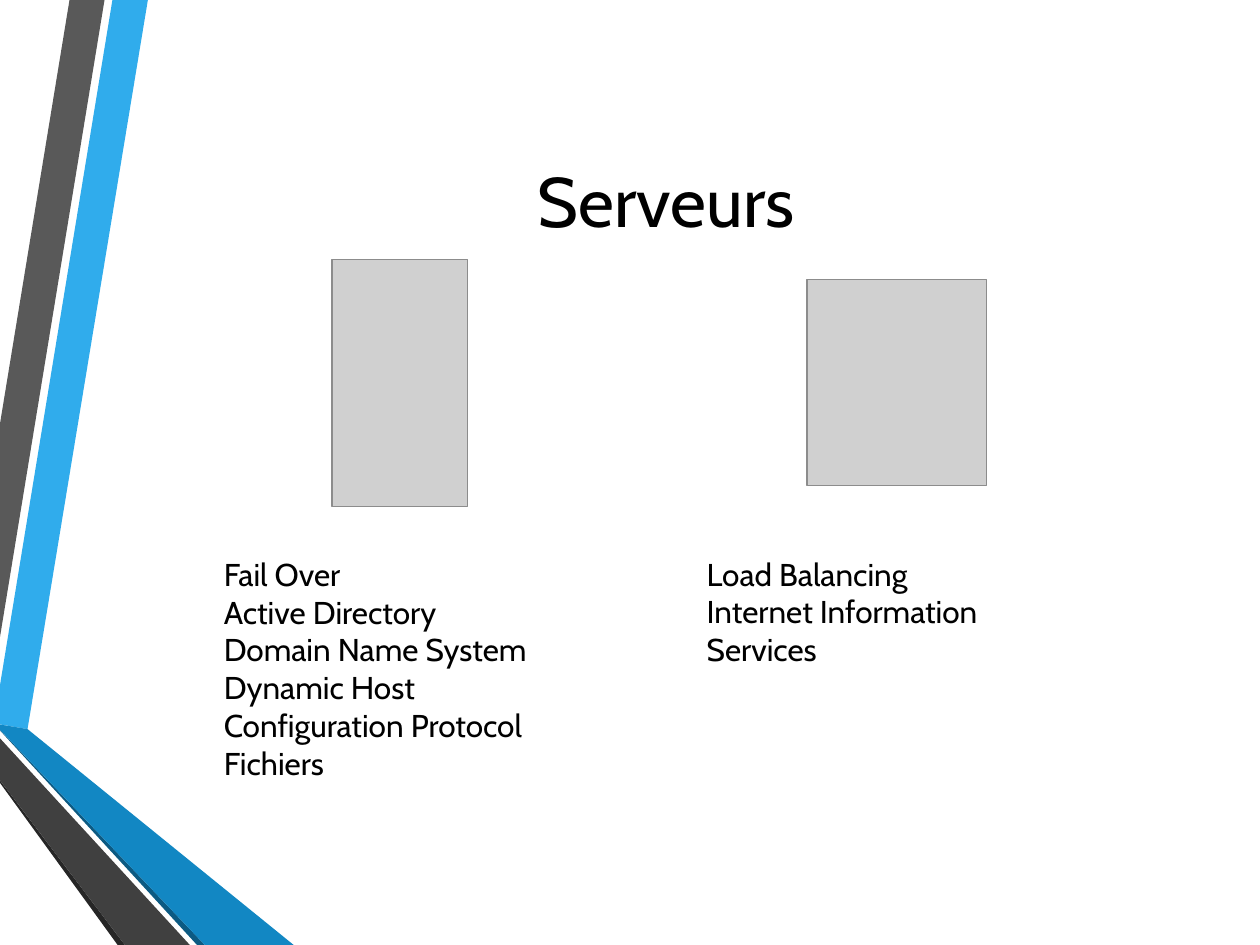
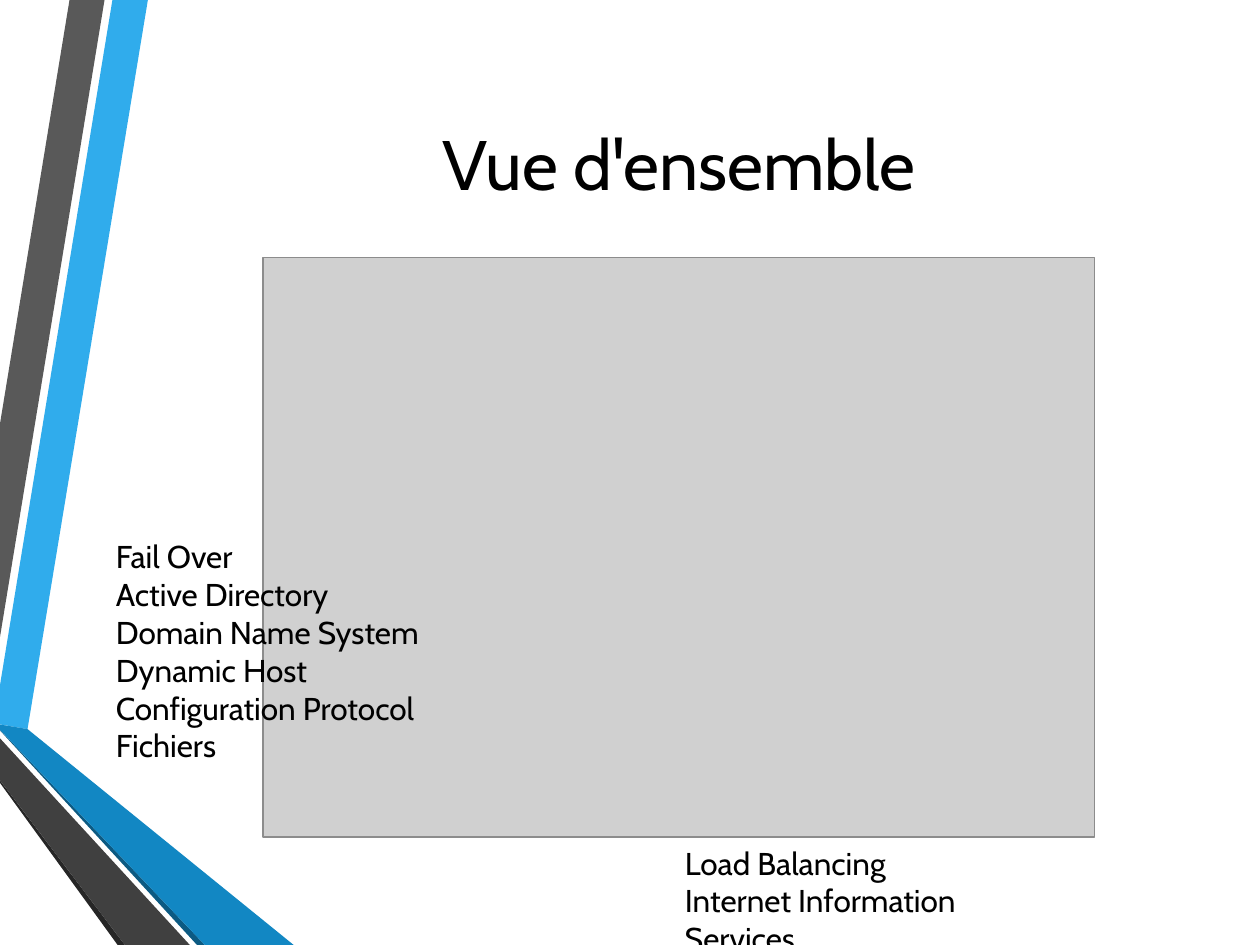
Before and after one commit to MaubergerF/Projet_B3, a slide deck: slide 10 of Oral.pptx. Drawn at 1260x945 pixels with LibreOffice and Linux fonts; fonts in the diff are those of the drawing; grey boxes stand for pictures; background and template pictures are left out. Boxes give left, top, right and bottom in pixels: in the first picture for what was removed or moved away, otherwise in the second. Text is boxed around its words. In the diff, an @@ line names an element or a change of style, - is before the commit and + after.

```diff
--- a/Oral.pptx
+++ b/Oral.pptx
@@ title added at (443, 137, 916, 191), 40 pt, text #000000 @@
+Vue d'ensemble
@@ title removed at (538, 177, 795, 228) @@
-Serveurs
@@ picture added at (263, 257, 1095, 837) @@
@@ picture removed at (333, 260, 469, 507) @@
@@ picture removed at (806, 280, 987, 486) @@
@@ text "Fail Over": place and size @@
-text "Fail Over" at (224, 562, 527, 776)
+text "Fail Over" at (116, 544, 419, 758)
@@ text "Load Balancing" rewrapped from (707, 562, 977, 662) to (685, 851, 955, 913) @@
```
Also in this commit, not shown: 6 other slides changed, 3 slides added, 2 slides removed, 2 other files.
